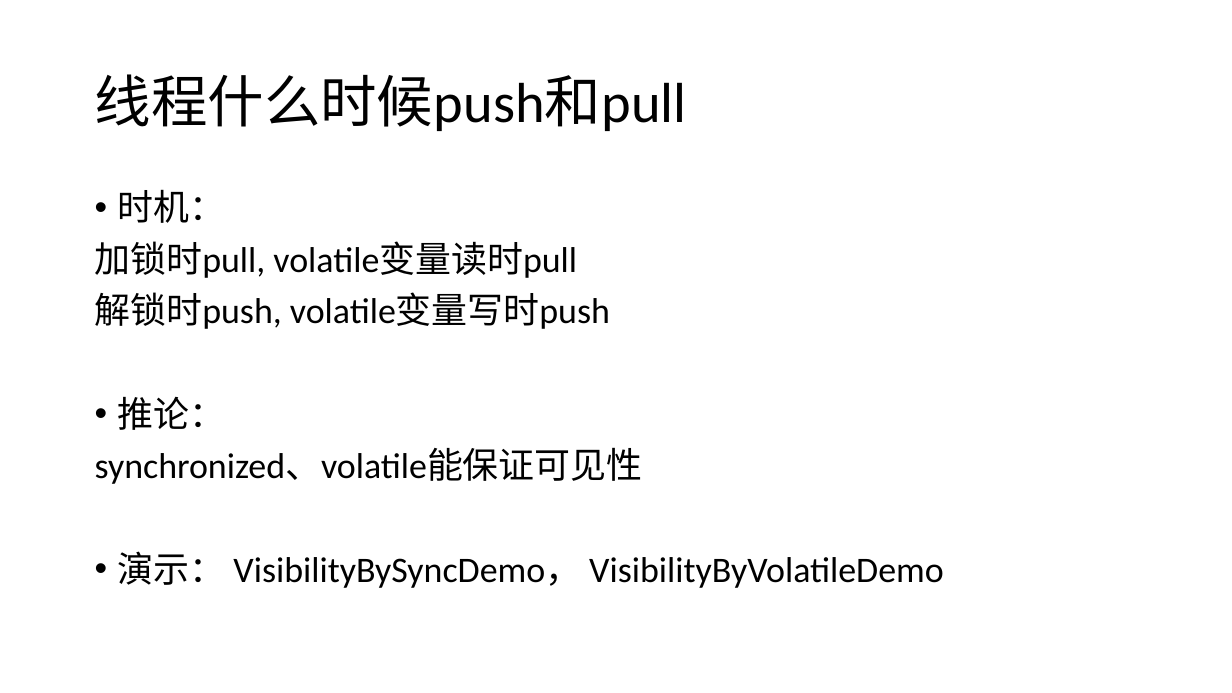
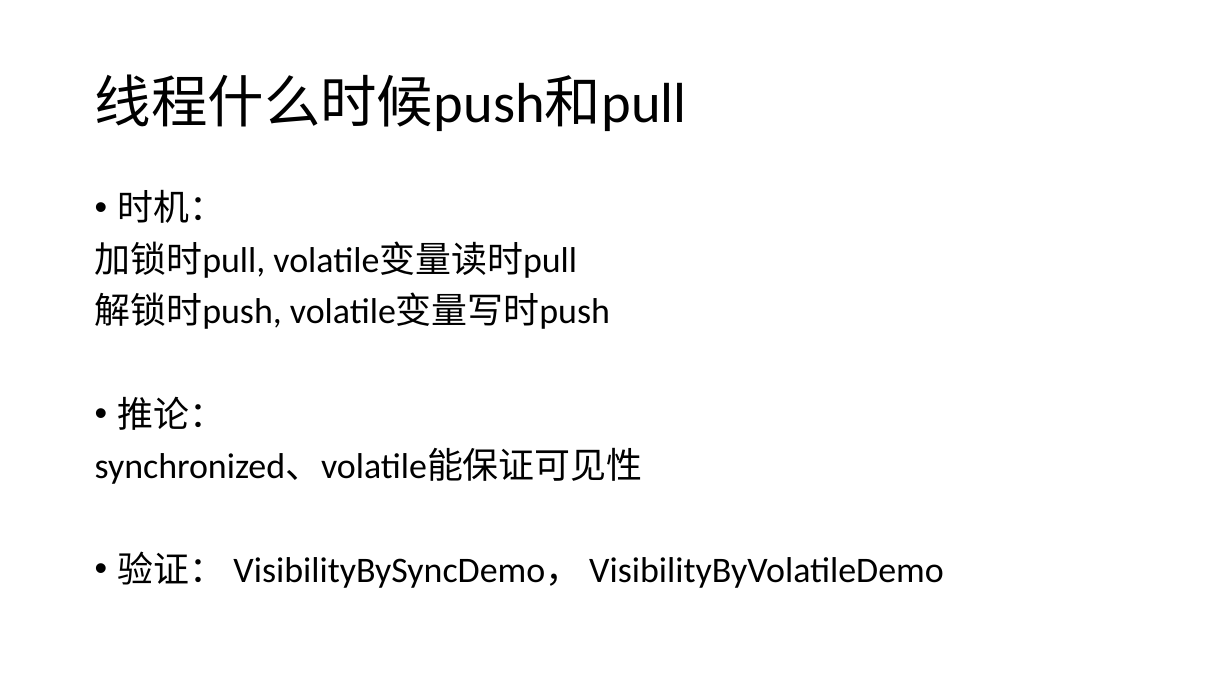
Before and after one commit to GerogeLeon/multithread_demo, a slide deck: slide 14 of JAVA并发编程.pptx. Drawn at 1232x693 pixels with LibreOffice and Linux fonts; fonts in the diff are those of the drawing. Boxes give left, top, right and bottom in pixels: in the first picture for what was removed or moved away, otherwise in the second. Text is boxed around its words. In the diff, an @@ line names an element or a change of style, - is before the commit and + after.

```diff
--- a/JAVA并发编程.pptx
+++ b/JAVA并发编程.pptx
@@ text at [118,551,944,588]: text changed @@
-• 演示： VisibilityBySyncDemo， VisibilityByVolatileDemo
+• 验证： VisibilityBySyncDemo， VisibilityByVolatileDemo
```
Also in this commit, not shown: 10 other slides changed, 20 other files.
